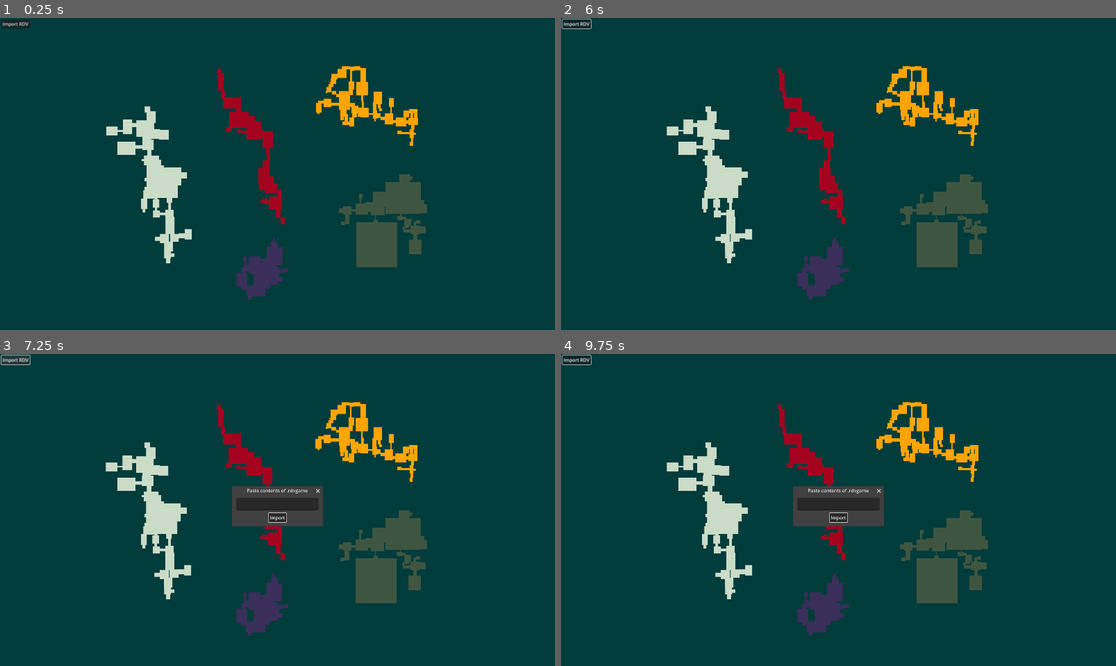
Above: before the commit, frames 1-4 (two rows, left to right).
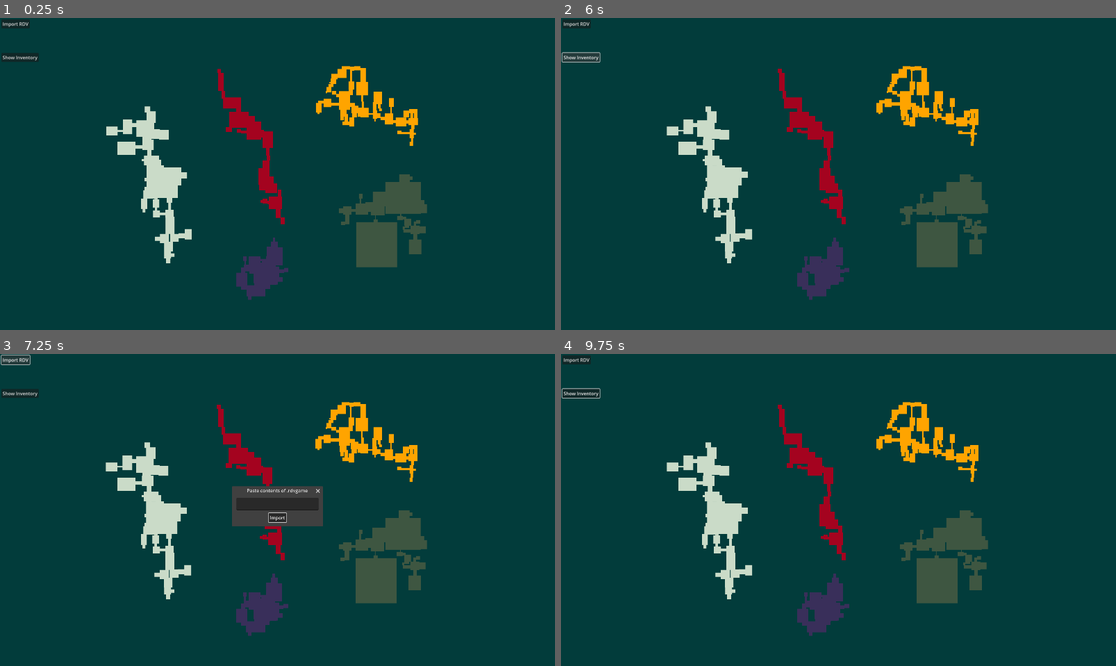
Above: after the commit, the same moments.

Repository: JustinDMS/prime-map-tool
Game: Godot game, scene res://main.tscn
The game is run twice, just before and just after one commit, with the same random seed, the same clock (stepped at 60 frames per second) and the same inputs.
Inputs (mouse positions are in pixels of both pictures, inside the frame that each line leads up to):
- Up to frame 1 (0.25 s): no input
- Up to frame 2 (6 s): click (583, 58) at 0.5 s, where only the run after the commit has a clickable "Show Inventory"; click "Import RDV" at 1.25 s; click (838, 167) at 2.02 s; type "12" at 2.1 s; click "Import" at 2.75 s; click "Import RDV" at 3.5 s; click (838, 167) at 4.27 s; type "12" at 4.35 s; click "Import" at 5 s; click (583, 58) at 5.75 s, where only the run after the commit has a clickable "Show Inventory"
- Up to frame 3 (7.25 s): click "Import RDV" at 6.5 s
- Up to frame 4 (9.75 s): click (838, 503) at 7.27 s; type "12" at 7.35 s; click "Import" at 8 s; click (583, 394) at 8.75 s, where only the run after the commit has a clickable "Show Inventory"; tap Enter at 9.5 s; move the mouse to (960, 494) at 9.52 s; press the mouse at (960, 494) at 9.53 s

The runs differ from the first frame. In frame 1, less than 0.1% of the frame differs, in the area x 0-7%, y 12-14%; in frame 2, 0.3%; in frame 3, less than 0.1%; in frame 4, 2.3%, in the area x 0-59%, y 0-56%.

Commit message:
Inventory Editing and live map updates

Diff:
--- a/main.tscn
+++ b/main.tscn
@@ -31,15 +31,19 @@
 [node name="UI" type="CanvasLayer" parent="."]
 layer = 2
 
-[node name="ui" type="Control" parent="UI" node_paths=PackedStringArray("region_name_label", "room_name_label", "import_rdv_button", "rdv_game_hash_label")]
+[node name="ui" type="Control" parent="UI" node_paths=PackedStringArray("region_name_label", "room_name_label", "import_rdv_button", "rdv_game_hash_label", "inventory_visibility_button", "inventory_container")]
 layout_mode = 3
-anchors_preset = 0
+anchors_preset = 9
+anchor_bottom = 1.0
+grow_vertical = 2
 mouse_filter = 2
 script = ExtResource("3_fapwp")
 region_name_label = NodePath("MarginContainer/HBoxContainer/VBoxContainer/region_name")
 room_name_label = NodePath("MarginContainer/HBoxContainer/VBoxContainer/room_name")
 import_rdv_button = NodePath("MarginContainer/HBoxContainer/VBoxContainer/import_rdv")
 rdv_game_hash_label = NodePath("MarginContainer/HBoxContainer/VBoxContainer/rdv_game_hash")
+inventory_visibility_button = NodePath("MarginContainer/HBoxContainer/VBoxContainer/inventory_visibility")
+inventory_container = NodePath("MarginContainer/HBoxContainer/VBoxContainer/inventory_container")
 
 [node name="MarginContainer" type="MarginContainer" parent="UI/ui"]
 layout_mode = 0
@@ -47,6 +51,7 @@
 offset_bottom = 40.0
 theme_override_constants/margin_left = 5
 theme_override_constants/margin_top = 5
+theme_override_constants/margin_bottom = 5
 
 [node name="HBoxContainer" type="HBoxContainer" parent="UI/ui/MarginContainer"]
 layout_mode = 2
@@ -68,6 +73,14 @@
 [node name="room_name" type="Label" parent="UI/ui/MarginContainer/HBoxContainer/VBoxContainer"]
 layout_mode = 2
 
+[node name="inventory_visibility" type="Button" parent="UI/ui/MarginContainer/HBoxContainer/VBoxContainer"]
+layout_mode = 2
+size_flags_horizontal = 0
+text = "Show Inventory"
+
+[node name="inventory_container" type="VBoxContainer" parent="UI/ui/MarginContainer/HBoxContainer/VBoxContainer"]
+layout_mode = 2
+
 [node name="Camera2D" type="Camera2D" parent="."]
 position_smoothing_enabled = true
 position_smoothing_speed = 20.0
--- a/scripts/prime_inventory.gd
+++ b/scripts/prime_inventory.gd
@@ -1,4 +1,19 @@
 class_name PrimeInventory extends Resource
+
+enum Artifact {
+	TRUTH,
+	STRENGTH,
+	ELDER,
+	WILD,
+	LIFEGIVER,
+	WARRIOR,
+	CHOZO,
+	NATURE,
+	SUN,
+	WORLD,
+	SPIRIT,
+	NEWBORN
+}
 
 @export var state := {
 	"Charge Beam" : 0,
@@ -30,7 +45,55 @@
 
 	"Missile Expansion" : 0,
 	"Power Bomb Expansion" : 0,
+
+	"Artifact of Truth" : 0,
+	"Artifact of Strength" : 0,
+	"Artifact of Elder" : 0,
+	"Artifact of Wild" : 0,
+	"Artifact of Lifegiver" : 0,
+	"Artifact of Warrior" : 0,
+	"Artifact of Chozo" : 0,
+	"Artifact of Nature" : 0,
+	"Artifact of Sun" : 0,
+	"Artifact of World" : 0,
+	"Artifact of Spirit" : 0,
+	"Artifact of Newborn" : 0,
 }
+
+func has_artifact(a : Artifact) -> bool:
+	match a:
+		Artifact.TRUTH:
+			return state["Artifact of Truth"] > 0
+		Artifact.STRENGTH:
+			return state["Artifact of Strength"] > 0
+		Artifact.ELDER:
+			return state["Artifact of Elder"] > 0
+		Artifact.WILD:
+			return state["Artifact of Wild"] > 0
+		Artifact.LIFEGIVER:
+			return state["Artifact of Lifegiver"] > 0
+		Artifact.WARRIOR:
+			return state["Artifact of Warrior"] > 0
+		Artifact.CHOZO:
+			return state["Artifact of Chozo"] > 0
+		Artifact.NATURE:
+			return state["Artifact of Nature"] > 0
+		Artifact.SUN:
+			return state["Artifact of Sun"] > 0
+		Artifact.WORLD:
+			return state["Artifact of World"] > 0
+		Artifact.SPIRIT:
+			return state["Artifact of Spirit"] > 0
+		Artifact.NEWBORN:
+			return state["Artifact of Newborn"] > 0
+
+	return false
+
+func has_varia() -> bool:
+	return state["Varia Suit"] > 0
+
+func has_gravity() -> bool:
+	return state["Gravity Suit"] > 0
 
 func has_scan() -> bool:
 	return state["Scan Visor"] > 0
@@ -55,6 +118,21 @@
 
 func has_pb() -> bool:
 	return (state["Power Bomb"] > 0 or state["Power Bomb Expansion"] > 0)
+
+func has_grapple() -> bool:
+	return state["Grapple Beam"] > 0
+
+func has_charge() -> bool:
+	return state["Charge Beam"] > 0
+
+func has_supers() -> bool:
+	return state["Super Missile"] > 0
+
+func has_power_beam() -> bool:
+	return state["Power Beam"] > 0
+
+func has_wave() -> bool:
+	return state["Wave Beam"] > 0
 
 func can_shoot() -> bool:
 	return (
@@ -62,7 +140,7 @@
 		state["Themal Visor"] > 0 or
 		state["X-Ray Visor"] > 0
 		) and (
-			state["Power Beam"] > 0 or
+			has_power_beam() or
 			state["Wave Beam"] > 0 or
 			state["Ice Beam"] > 0 or
 			state["Plasma Beam"] > 0
@@ -84,6 +162,8 @@
 			return true
 		"Morph Ball Door":
 			return has_morph()
+		"Permanently Locked":
+			return false
 		_:
 			push_error("Unhandled door weakness: %s" % weakness)
 
@@ -107,14 +187,43 @@
 			return has_pb()
 		"Missile":
 			return has_missile()
+		"Charge":
+			return has_charge()
+		"GravitySuit":
+			return has_gravity()
+
+		# Artifacts
+		"Chozo":
+			return has_artifact(Artifact.CHOZO)
+		"Elder":
+			return has_artifact(Artifact.ELDER)
+		"Lifegiver":
+			return has_artifact(Artifact.LIFEGIVER)
+		"Nature":
+			return has_artifact(Artifact.NATURE)
+		"Newborn":
+			return has_artifact(Artifact.NEWBORN)
+		"Spririt":
+			return has_artifact(Artifact.SPIRIT)
+		"Strength":
+			return has_artifact(Artifact.STRENGTH)
+		"Sun":
+			return has_artifact(Artifact.SUN)
+		"Truth":
+			return has_artifact(Artifact.TRUTH)
+		"Warrior":
+			return has_artifact(Artifact.WARRIOR)
+		"Wild":
+			return has_artifact(Artifact.WILD)
+		"World":
+			return has_artifact(Artifact.WORLD)
+
 		_:
 			push_error("Unhandled item name: %s" % item_name)
 
-	return true
+	return false
 
 func can_reach(logic : Dictionary) -> bool:
-	var type : String = logic["type"]
-
 	match logic["type"]:
 		"and":
 			if logic["data"]["items"].is_empty():
@@ -148,9 +257,21 @@
 
 		"template":
 			match logic["data"]:
+				"Shoot Any Beam":
+					return can_shoot()
+				"Shoot Power Beam":
+					return can_shoot() and has_power_beam()
+				"Shoot Wave Beam":
+					return can_shoot() and has_wave()
+				"Shoot Super Missile":
+					return can_shoot() and has_missile() and has_charge() and has_supers()
+				"Use Grapple Beam":
+					return can_shoot() and has_grapple()
+				"Heat-Resisting Suit":
+					return has_varia()
 				_:
 					push_error("Unhandled template type: %s" % logic["data"])
 		_:
 			push_error("Unhandled logic type: %s" % logic["type"])
 
-	return true
+	return false
--- a/scripts/ui.gd
+++ b/scripts/ui.gd
@@ -1,6 +1,7 @@
 extends Control
 
 signal rdvgame_loaded(data : Dictionary)
+signal inventory_changed()
 
 const REGION_DISPLAY_NAME : Array[String] = [
 	"Frigate Orpheon",
@@ -16,6 +17,8 @@
 @export var room_name_label : Label
 @export var import_rdv_button : Button
 @export var rdv_game_hash_label : Label
+@export var inventory_visibility_button : Button
+@export var inventory_container : VBoxContainer
 
 func _ready() -> void:
 	if import_rdv_button:
@@ -52,3 +55,19 @@
 		return
 	rdv_game_hash_label.set_text(data.info.word_hash)
 	rdvgame_loaded.emit(data)
+
+func init_inventory_display(inventory : PrimeInventory) -> void:
+	for key in inventory.state.keys():
+		var checkbox := CheckBox.new()
+		inventory_container.add_child(checkbox)
+
+		checkbox.focus_mode = Control.FOCUS_NONE
+
+		checkbox.text = key
+		checkbox.button_pressed = inventory.state[key] > 0
+
+		checkbox.toggled.connect(
+			func(on : bool):
+			inventory.state[key] = 1 if on else 0
+			inventory_changed.emit()
+			)
--- a/scripts/world_manager.gd
+++ b/scripts/world_manager.gd
@@ -1,4 +1,6 @@
 extends Control
+
+signal inventory_initialized(inv : PrimeInventory)
 
 enum Region {
 	FRIGATE,
@@ -52,6 +54,7 @@
 }
 var room_map := {}
 var inventory : PrimeInventory = null
+var start_node : NodeData = null
 
 func _unhandled_input(event: InputEvent) -> void:
 	# Debug use
@@ -66,6 +69,8 @@
 func _ready() -> void:
 	draw_map()
 	ui.rdvgame_loaded.connect(load_rdv)
+	ui.inventory_changed.connect(resolve_map)
+	inventory_initialized.connect(ui.init_inventory_display)
 
 func draw_map() -> void:
 	for i in range(Region.MAX):
@@ -191,12 +196,12 @@
 	init_current_inventory(start_inventory)
 
 	var start_location : PackedStringArray = data["game_modifications"][0]["starting_location"].split("/")
-	var start_location_node : NodeData = get_node_data(start_location[0], start_location[1], start_location[2])
+	start_node = get_node_data(start_location[0], start_location[1], start_location[2])
 
 	var start_room_data : RoomData = world_data[start_location[0]][start_location[1]]
 	var _start_room : Room = room_map[start_room_data]
 
-	resolve_map(start_location_node)
+	resolve_map()
 
 func init_current_inventory(data : Array) -> void:
 	inventory = PrimeInventory.new()
@@ -208,6 +213,8 @@
 		if inventory.state.has(i):
 			inventory.state[i] += 1
 
+	inventory_initialized.emit(inventory)
+
 func get_room_obj(region : Region, room_name : String) -> Room:
 	var data : RoomData = world_data[REGION_NAME[region]][room_name]
 	return room_map[data]
@@ -216,14 +223,18 @@
 	for key in room_map.keys():
 		room_map[key].set_state(Room.State.UNREACHABLE)
 
-func resolve_map(start_node_data : NodeData) -> void:
+func resolve_map() -> void:
+	if not start_node:
+		push_error("Start node is null")
+		return
+
 	set_all_unreachable()
 
 	var queue : Array[NodeData] = []
-	for n in start_node_data.connections:
+	for n in start_node.connections:
 		queue.append(n)
 
-	var visited_nodes := {start_node_data : true}
+	var visited_nodes := {start_node : true}
 	var visited_rooms := {
 		REGION_NAME[Region.FRIGATE] : [],
 		REGION_NAME[Region.CHOZO] : [],
@@ -262,4 +273,4 @@
 	return inventory.can_reach(logic)
 
 func can_reach_external(from_node : NodeData, to_node : NodeData) -> bool:
-	return inventory.can_pass_dock(to_node.default_dock_weakness)
+	return inventory.can_pass_dock(from_node.default_dock_weakness) and inventory.can_pass_dock(to_node.default_dock_weakness)
